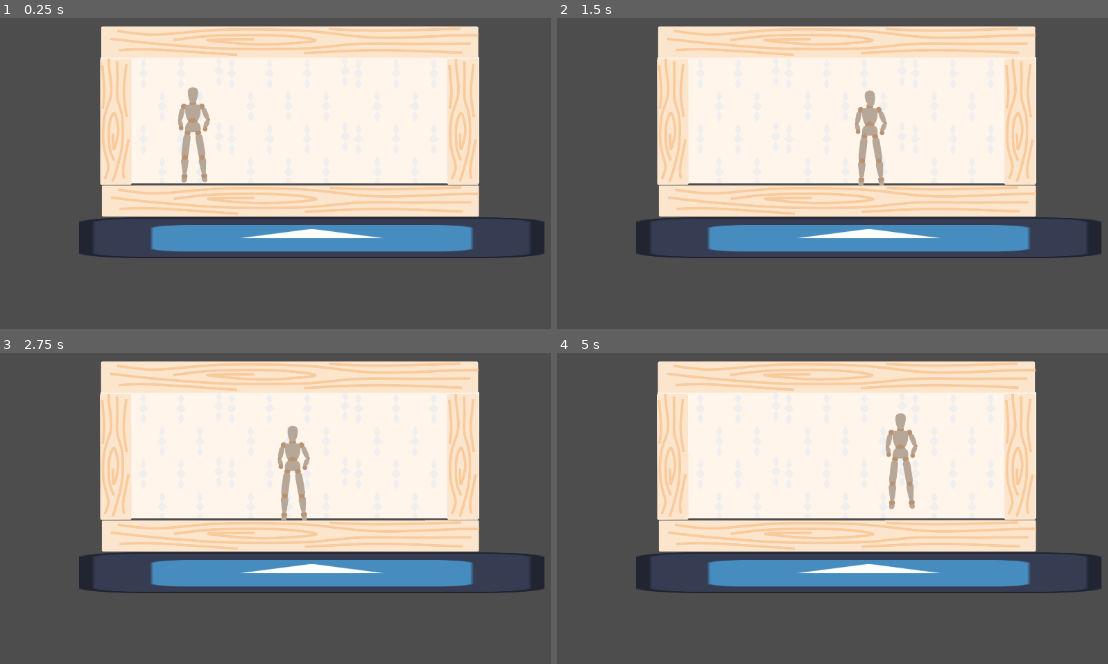
Above: before the commit, frames 1-4 (two rows, left to right).
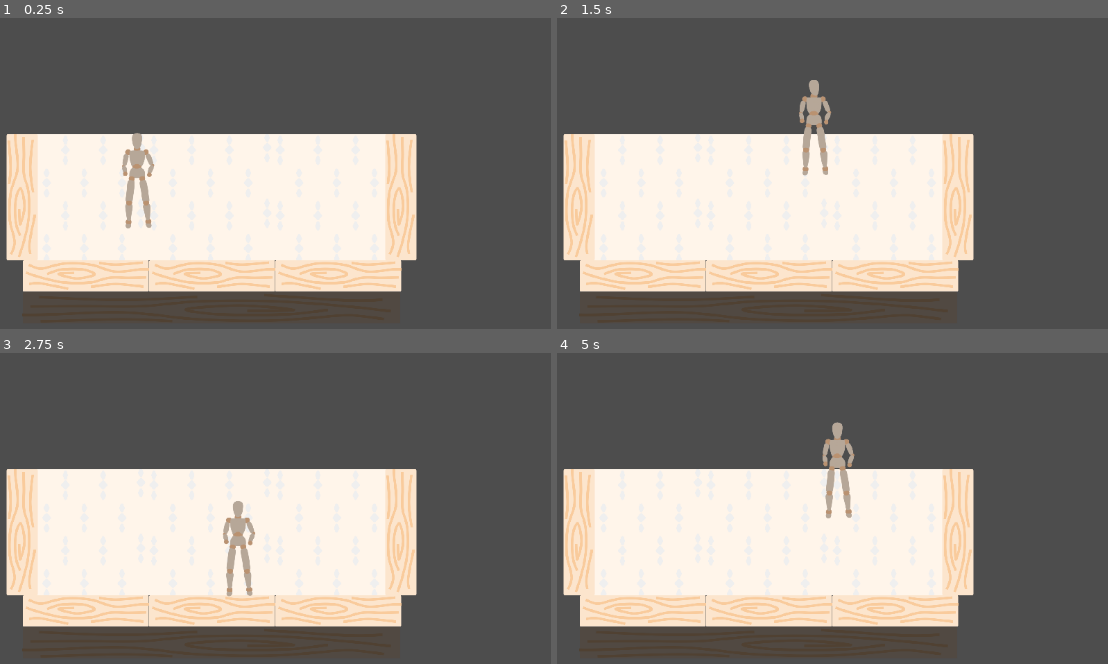
Above: after the commit, the same moments.

Repository: necarlson97/dollhouse-blaze
Game: Godot game, scene res://scenes/main.tscn
Two runs of this game, one before a commit and one after it. Both use one fixed random seed, a clock stepped at 60 frames per second and the inputs below. The engine's default icon, where the game draws it, is replaced by a stand-in: a white triangle on a blue panel in a dark square.
Inputs:
- Up to frame 1 (0.25 s): no input
- Up to frame 2 (1.5 s): hold Right (ui_right) from 0.53 s (still down); tap Up (ui_up) at 0.77 s
- Up to frame 3 (2.75 s): tap Up (ui_up) at 1.52 s; release Right (ui_right) at 2.03 s; hold Left (ui_left) from 2.03 s (still down)
- Up to frame 4 (5 s): release Left (ui_left) at 2.78 s; hold Right (ui_right) 2.78-4.28 s; tap Up (ui_up) at 3.02, 3.77, 4.52 s; hold Left (ui_left) from 4.28 s (still down)

The runs differ from the first frame. In frame 1, 60% of the frame differs, in the area x 1-99%, y 2-98%; in frame 2, 60%; in frame 3, 60%; in frame 4, 60%.

Commit message:
Before proper graph-based cells

Diff:
--- a/project.godot
+++ b/project.godot
@@ -14,6 +14,16 @@
 run/main_scene="res://scenes/main.tscn"
 config/features=PackedStringArray("4.3", "GL Compatibility")
 config/icon="res://icon.svg"
+
+[autoload]
+
+Utils="*res://scripts/utils.gd"
+
+[global_group]
+
+"smoke cell"=""
+obstruction=""
+player=""
 
 [input]
 
@@ -52,5 +62,6 @@
 
 [rendering]
 
+textures/canvas_textures/default_texture_filter=0
 renderer/rendering_method="gl_compatibility"
 renderer/rendering_method.mobile="gl_compatibility"
--- a/scenes/ground.tscn
+++ b/scenes/ground.tscn
@@ -1,17 +1,19 @@
 [gd_scene load_steps=3 format=3 uid="uid://cksoyn8te21qi"]
 
-[ext_resource type="Texture2D" uid="uid://bnqnpbw2r8qko" path="res://icon.svg" id="1_1plo7"]
+[ext_resource type="Texture2D" uid="uid://bh15mpyy610eh" path="res://assets/wood plank 3x.png" id="1_682le"]
 
 [sub_resource type="WorldBoundaryShape2D" id="WorldBoundaryShape2D_tqvke"]
 
 [node name="RigidBody2D" type="RigidBody2D"]
-position = Vector2(0, 559.395)
 freeze = true
 
 [node name="Sprite2D" type="Sprite2D" parent="."]
-position = Vector2(673, 65)
-scale = Vector2(11.5313, 1)
-texture = ExtResource("1_1plo7")
+modulate = Color(0.32, 0.32, 0.32, 1)
+position = Vector2(0, 200)
+rotation = -1.5708
+texture = ExtResource("1_682le")
+centered = false
 
 [node name="CollisionShape2D" type="CollisionShape2D" parent="."]
+position = Vector2(0, 100)
 shape = SubResource("WorldBoundaryShape2D_tqvke")
--- a/scenes/kitchen.tscn
+++ b/scenes/kitchen.tscn
@@ -1,28 +1,31 @@
-[gd_scene load_steps=4 format=3 uid="uid://bruqq7blelev4"]
+[gd_scene load_steps=3 format=3 uid="uid://bruqq7blelev4"]
 
 [ext_resource type="PackedScene" uid="uid://ce1gpb05x6i2y" path="res://scenes/back_wall.tscn" id="1_fwxsq"]
 [ext_resource type="PackedScene" uid="uid://ch1urk7qurk80" path="res://scenes/wall.tscn" id="2_g0c7c"]
-[ext_resource type="PackedScene" uid="uid://dgcya8lgxww5v" path="res://scenes/wall 3x.tscn" id="3_e4yy8"]
 
 [node name="kitchen" type="Node2D"]
 
 [node name="back wall" parent="." instance=ExtResource("1_fwxsq")]
-position = Vector2(0, -1)
 
 [node name="back wall2" parent="." instance=ExtResource("1_fwxsq")]
-position = Vector2(400, -1)
+position = Vector2(400, 0)
 
 [node name="back wall3" parent="." instance=ExtResource("1_fwxsq")]
-position = Vector2(801, -1)
+position = Vector2(800, 0)
 
 [node name="wall" parent="." instance=ExtResource("2_g0c7c")]
+position = Vector2(-50, 0)
 
 [node name="wall2" parent="." instance=ExtResource("2_g0c7c")]
-position = Vector2(1100, 0)
+position = Vector2(1150, 0)
 
-[node name="wall4" parent="." instance=ExtResource("3_e4yy8")]
+[node name="wall3" parent="." instance=ExtResource("2_g0c7c")]
 rotation = 1.5708
 
-[node name="wall5" parent="." instance=ExtResource("3_e4yy8")]
-position = Vector2(-2, -505)
+[node name="wall4" parent="." instance=ExtResource("2_g0c7c")]
+position = Vector2(400, 0)
 rotation = 1.5708
+
+[node name="wall5" parent="." instance=ExtResource("2_g0c7c")]
+position = Vector2(800, 0)
+rotation = 1.5708
--- a/scenes/main.tscn
+++ b/scenes/main.tscn
@@ -1,19 +1,27 @@
-[gd_scene load_steps=4 format=3 uid="uid://b03vv56x7f4gu"]
+[gd_scene load_steps=6 format=3 uid="uid://b03vv56x7f4gu"]
 
 [ext_resource type="PackedScene" uid="uid://cksoyn8te21qi" path="res://scenes/ground.tscn" id="1_7utfm"]
 [ext_resource type="PackedScene" uid="uid://bruqq7blelev4" path="res://scenes/kitchen.tscn" id="3_w3hwb"]
+[ext_resource type="PackedScene" uid="uid://c0hipi2q12hrl" path="res://scenes/dollhouse.tscn" id="4_fg7cj"]
 [ext_resource type="PackedScene" uid="uid://dqpfjdn77vy5e" path="res://scenes/player.tscn" id="4_x5sj7"]
+[ext_resource type="PackedScene" uid="uid://c2lkanq1fnk2w" path="res://scenes/flame.tscn" id="5_dycr8"]
 
 [node name="main" type="Node2D"]
 
 [node name="Camera2D" type="Camera2D" parent="."]
-position = Vector2(599, 351)
+position = Vector2(1243, -346)
 zoom = Vector2(0.455, 0.455)
 
-[node name="ground" parent="." instance=ExtResource("1_7utfm")]
-
 [node name="kitchen" parent="." instance=ExtResource("3_w3hwb")]
-position = Vector2(3, 455)
+position = Vector2(400, 0)
 
 [node name="player" parent="." instance=ExtResource("4_x5sj7")]
-position = Vector2(296, 407)
+position = Vector2(763, -145)
+
+[node name="ground" parent="." instance=ExtResource("1_7utfm")]
+position = Vector2(400, 0)
+
+[node name="dollhouse" parent="ground" instance=ExtResource("4_fg7cj")]
+
+[node name="flame" parent="." instance=ExtResource("5_dycr8")]
+position = Vector2(1334, -337)
--- a/scenes/player.tscn
+++ b/scenes/player.tscn
@@ -7,7 +7,7 @@
 radius = 49.0
 height = 300.0
 
-[node name="player" type="CharacterBody2D"]
+[node name="player" type="CharacterBody2D" groups=["player"]]
 script = ExtResource("1_lviwu")
 
 [node name="CollisionShape2D" type="CollisionShape2D" parent="."]
@@ -18,4 +18,4 @@
 position = Vector2(0, -153)
 sprite_frames = ExtResource("2_umil0")
 autoplay = "default"
-frame_progress = 0.177703
+frame_progress = 0.0179332
--- a/scenes/wall 2x.tscn
+++ /dev/null
@@ -1,18 +0,0 @@
-[gd_scene load_steps=3 format=3 uid="uid://dwasj11o4vido"]
-
-[ext_resource type="Texture2D" uid="uid://ckhfkj3v3nucr" path="res://assets/wood plank 2x.png" id="1_cvbpn"]
-
-[sub_resource type="RectangleShape2D" id="RectangleShape2D_2b4mf"]
-size = Vector2(102, 803)
-
-[node name="wall" type="Node2D"]
-
-[node name="RigidBody2D" type="RigidBody2D" parent="."]
-
-[node name="WoodPlank" type="Sprite2D" parent="RigidBody2D"]
-position = Vector2(49, -403)
-texture = ExtResource("1_cvbpn")
-
-[node name="CollisionShape2D" type="CollisionShape2D" parent="RigidBody2D"]
-position = Vector2(50, -401.5)
-shape = SubResource("RectangleShape2D_2b4mf")
--- a/scenes/wall 3x.tscn
+++ /dev/null
@@ -1,18 +0,0 @@
-[gd_scene load_steps=3 format=3 uid="uid://dgcya8lgxww5v"]
-
-[ext_resource type="Texture2D" uid="uid://bh15mpyy610eh" path="res://assets/wood plank 3x.png" id="1_32esn"]
-
-[sub_resource type="RectangleShape2D" id="RectangleShape2D_2b4mf"]
-size = Vector2(102, 1201)
-
-[node name="wall" type="Node2D"]
-
-[node name="RigidBody2D" type="RigidBody2D" parent="."]
-
-[node name="WoodPlank" type="Sprite2D" parent="RigidBody2D"]
-position = Vector2(49, -601)
-texture = ExtResource("1_32esn")
-
-[node name="CollisionShape2D" type="CollisionShape2D" parent="RigidBody2D"]
-position = Vector2(50, -600.5)
-shape = SubResource("RectangleShape2D_2b4mf")
--- a/scenes/wall.tscn
+++ b/scenes/wall.tscn
@@ -1,13 +1,17 @@
-[gd_scene load_steps=3 format=3 uid="uid://ch1urk7qurk80"]
+[gd_scene load_steps=4 format=3 uid="uid://ch1urk7qurk80"]
 
 [ext_resource type="Texture2D" uid="uid://b0gg1lxd0qhob" path="res://assets/wood plank.png" id="1_n5o2n"]
+[ext_resource type="Script" path="res://scripts/obstruction.gd" id="1_tshj6"]
 
 [sub_resource type="RectangleShape2D" id="RectangleShape2D_2b4mf"]
 size = Vector2(102, 402)
 
-[node name="wall" type="Node2D"]
+[node name="wall" type="Node2D" groups=["obstruction"]]
+script = ExtResource("1_tshj6")
 
 [node name="RigidBody2D" type="RigidBody2D" parent="."]
+lock_rotation = true
+freeze = true
 
 [node name="WoodPlank" type="Sprite2D" parent="RigidBody2D"]
 position = Vector2(49, -201)
